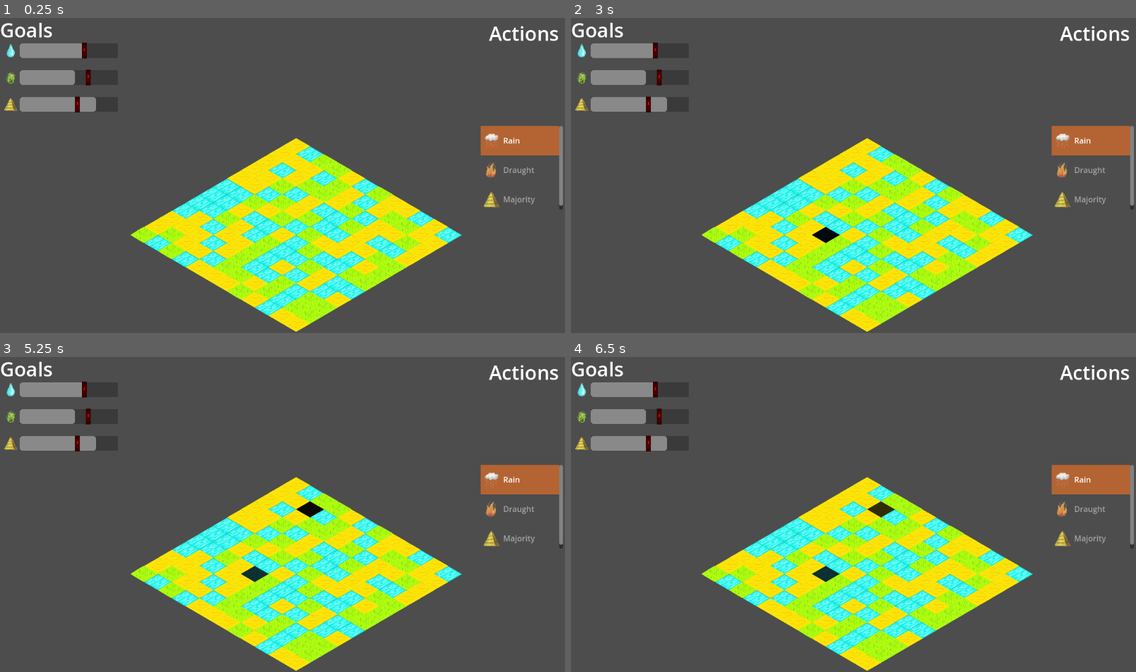
Above: before the commit, frames 1-4 (two rows, left to right).
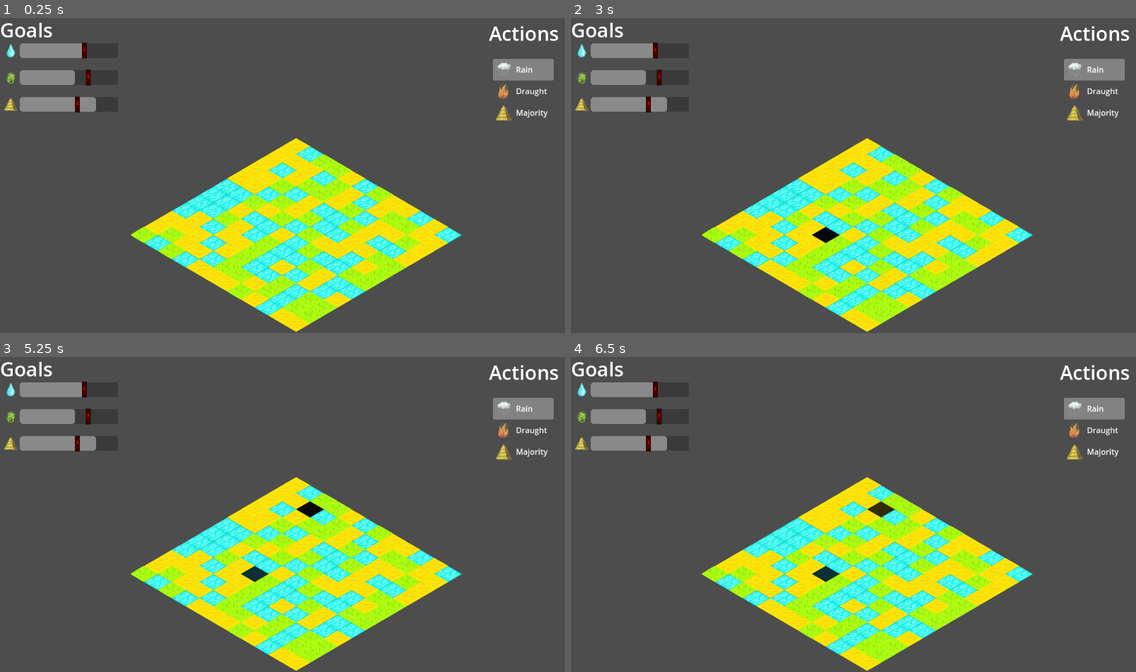
Above: after the commit, the same moments.

Repository: matouseek/game_jam_24
Game: Godot game, scene res://scenes/game.tscn
The game is run twice, just before and just after one commit, with the same random seed, the same clock (stepped at 60 frames per second) and the same inputs. The engine's default icon, where the game draws it, is replaced by a stand-in: a white triangle on a blue panel in a dark square.
Inputs (mouse positions are in pixels of both pictures, inside the frame that each line leads up to):
- Up to frame 1 (0.25 s): no input
- Up to frame 2 (3 s): tap Enter (ui_accept) at 0.5, 0.77, 1.25, 1.52, 2, 2.75 s; move the mouse to (977, 159) at 0.52 s; press the mouse at (977, 159) at 0.53 s; hold Up (ui_up) 0.53-1.28 s; move the mouse to (740, 191) at 1.27 s; release the mouse at (740, 191) at 1.28 s; click (740, 191) at 1.35 s; move the mouse to (910, 106) at 2.02 s; press the mouse at (910, 106) at 2.03 s; hold Up (ui_up) from 2.03 s (still down); move the mouse to (825, 238) at 2.77 s; release the mouse at (825, 238) at 2.78 s; click (825, 238) at 2.85 s
- Up to frame 3 (5.25 s): tap Enter (ui_accept) at 3.02, 3.5, 3.77, 4.25, 4.52 s; move the mouse to (452, 561) at 3.52 s; release Up (ui_up) at 3.53 s; press the mouse at (452, 561) at 3.53 s; move the mouse to (113, 467) at 4.27 s; release the mouse at (113, 467) at 4.28 s; click (113, 467) at 4.35 s; move the mouse to (310, 514) at 5.02 s; press the mouse at (310, 514) at 5.03 s
- Up to frame 4 (6.5 s): move the mouse to (768, 432) at 5.77 s; release the mouse at (768, 432) at 5.78 s; hold Up (ui_up) from 5.78 s (still down); click (768, 432) at 5.85 s; tap Enter (ui_accept) at 6.02 s

The runs differ from the first frame. In frame 1, 2.7% of the frame differs, in the area x 85-100%, y 12-61%; in frame 2, 2.7%; in frame 3, 2.7%; in frame 4, 2.7%.

Commit message:
item list clean up

Diff:
--- a/assets/button_styles/normal.tres
+++ b/assets/button_styles/normal.tres
@@ -1,11 +1,6 @@
 [gd_resource type="StyleBoxFlat" format=3 uid="uid://b22nhjcpqli6y"]
 
 [resource]
-bg_color = Color(0.847855, 0.56438, 0.219492, 1)
-border_color = Color(1, 0.694118, 0.839216, 0)
-corner_radius_top_left = 15
-corner_radius_top_right = 15
-corner_radius_bottom_right = 15
-corner_radius_bottom_left = 14
-expand_margin_left = 5.0
-expand_margin_right = 5.0
+bg_color = Color(1, 0.254902, 0.639216, 1)
+draw_center = false
+border_color = Color(1, 1, 1, 0)
--- a/scenes/hud.tscn
+++ b/scenes/hud.tscn
@@ -8,19 +8,12 @@
 [ext_resource type="Texture2D" uid="uid://bh18oota23lif" path="res://assets/placeholders/resized/action_rain_placeholder.png" id="8_ov0ut"]
 [ext_resource type="Texture2D" uid="uid://bwda5gdkoyy52" path="res://assets/placeholders/resized/action_fire_placeholder.png" id="9_v6t22"]
 [ext_resource type="Texture2D" uid="uid://dmkimr63xyotg" path="res://assets/placeholders/resized/goal_desert_placeholder.png" id="10_0ka61"]
-[ext_resource type="StyleBox" uid="uid://b22nhjcpqli6y" path="res://assets/button_styles/normal.tres" id="11_p7u57"]
 
 [sub_resource type="StyleBoxFlat" id="StyleBoxFlat_fhote"]
 bg_color = Color(0, 0, 0, 0.243137)
 
-[sub_resource type="StyleBoxFlat" id="StyleBoxFlat_httnh"]
+[sub_resource type="StyleBoxFlat" id="StyleBoxFlat_6hevu"]
 bg_color = Color(0.6, 0.6, 0.6, 0)
-
-[sub_resource type="StyleBoxFlat" id="StyleBoxFlat_4wexa"]
-bg_color = Color(0.976471, 0.121569, 0.0235294, 0.529412)
-
-[sub_resource type="StyleBoxFlat" id="StyleBoxFlat_lj0vq"]
-bg_color = Color(0.92549, 0.439216, 0.141176, 0.65098)
 
 [node name="HUD" type="CanvasLayer"]
 script = ExtResource("1_n2wg5")
@@ -124,15 +117,14 @@
 region_rect = Rect2(23.9042, 26.6709, 209.595, 208.901)
 
 [node name="ItemList" type="ItemList" parent="."]
-offset_left = 980.0
-offset_top = 225.0
-offset_right = 1148.0
-offset_bottom = 396.0
+offset_left = 1005.0
+offset_top = 88.0
+offset_right = 1129.0
+offset_bottom = 228.0
 theme_override_colors/guide_color = Color(0, 0, 0, 0)
-theme_override_constants/v_separation = 20
-theme_override_styles/panel = SubResource("StyleBoxFlat_httnh")
-theme_override_styles/hovered = SubResource("StyleBoxFlat_4wexa")
-theme_override_styles/selected = SubResource("StyleBoxFlat_lj0vq")
+theme_override_colors/font_color = Color(1, 1, 1, 1)
+theme_override_constants/icon_margin = 5
+theme_override_styles/panel = SubResource("StyleBoxFlat_6hevu")
 item_count = 3
 item_0/text = "Rain"
 item_0/icon = ExtResource("8_ov0ut")
@@ -140,4 +132,5 @@
 item_1/icon = ExtResource("9_v6t22")
 item_2/text = "Majority"
 item_2/icon = ExtResource("10_0ka61")
+
 [connection signal="item_clicked" from="ItemList" to="." method="_on_item_list_item_clicked"]
Not shown: 1 places in scenes/game.tscn that only renumber resources
Not shown: 1 places in scenes/hud.tscn that only renumber resources
